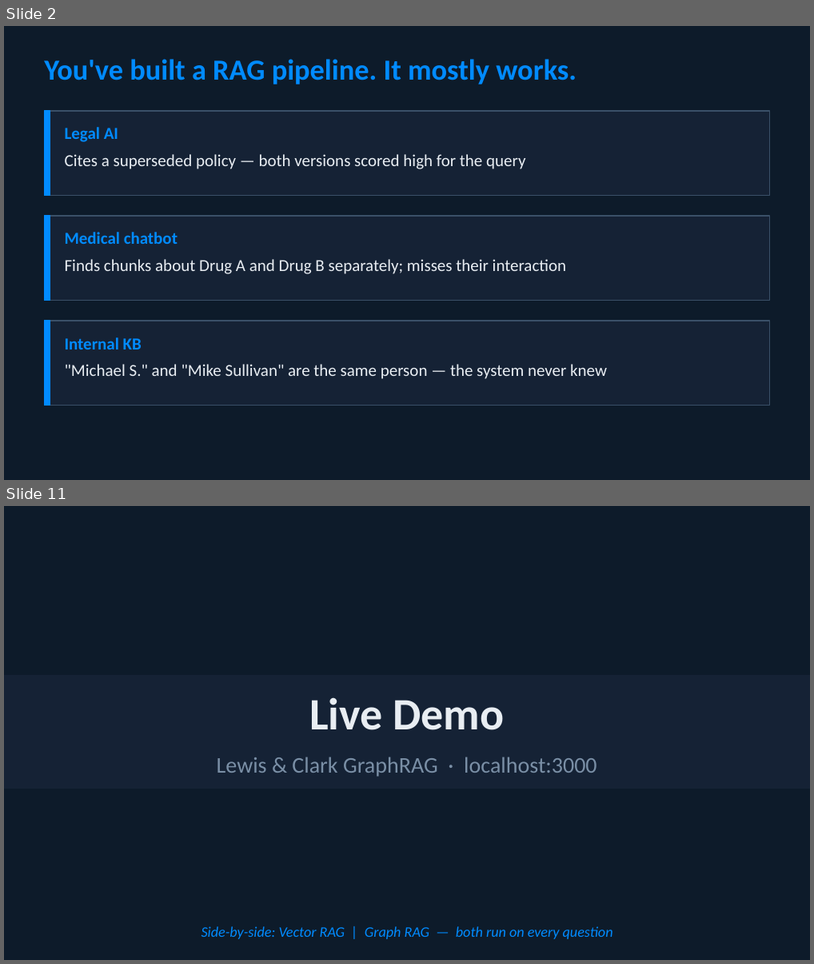
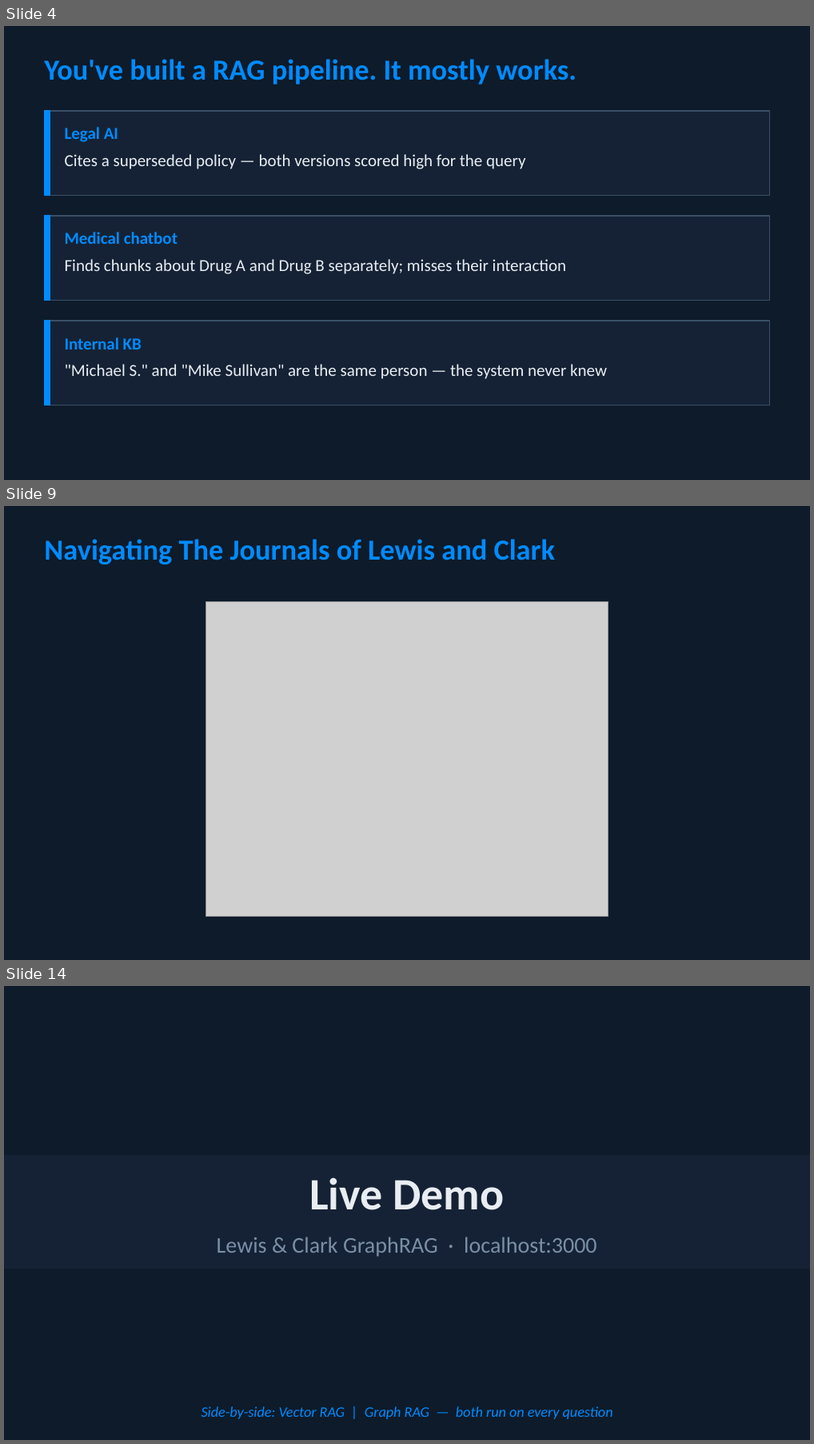
Before and after one commit to smithna/corps-of-discovery-graph-rag, a slide deck: docs/rag_relationship_problem.pptx. Shown one above the other, each under a label of ours: slides 2 and 11 before the commit, slides 4, 9 and 14 after it; the slides between them are not shown. The pictures are 814x964 and 814x1444 pixels, drawn with LibreOffice and Linux fonts; fonts in the diff are those of the drawing; grey boxes stand for pictures. Boxes give left, top, right and bottom in pixels: in the first picture for what was removed or moved away, otherwise in the second. Text is boxed around its words. In the diff, an @@ line names an element or a change of style, - is before the commit and + after.

```diff
--- a/docs/rag_relationship_problem.pptx
+++ b/docs/rag_relationship_problem.pptx
@@ slide 9 added at (4,506,810,960), background #0D1B2A @@
@@ text added at (44,539,555,564), 26 pt, text #018BFF, bold @@
+Navigating The Journals of Lewis and Clark
@@ picture added at (206,602,609,916) @@
@@ what was slide 2 is now slide 4 @@
@@ what was slide 11 is now slide 14 @@
```
Also in this commit, not shown: 11 slides changed, 2 other slides added, 3 slides removed.
